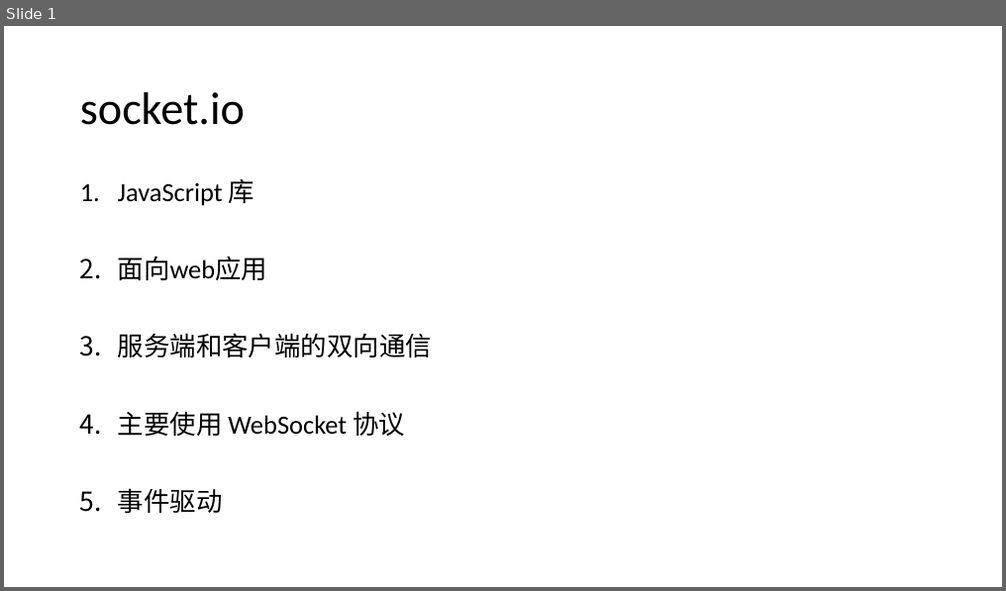
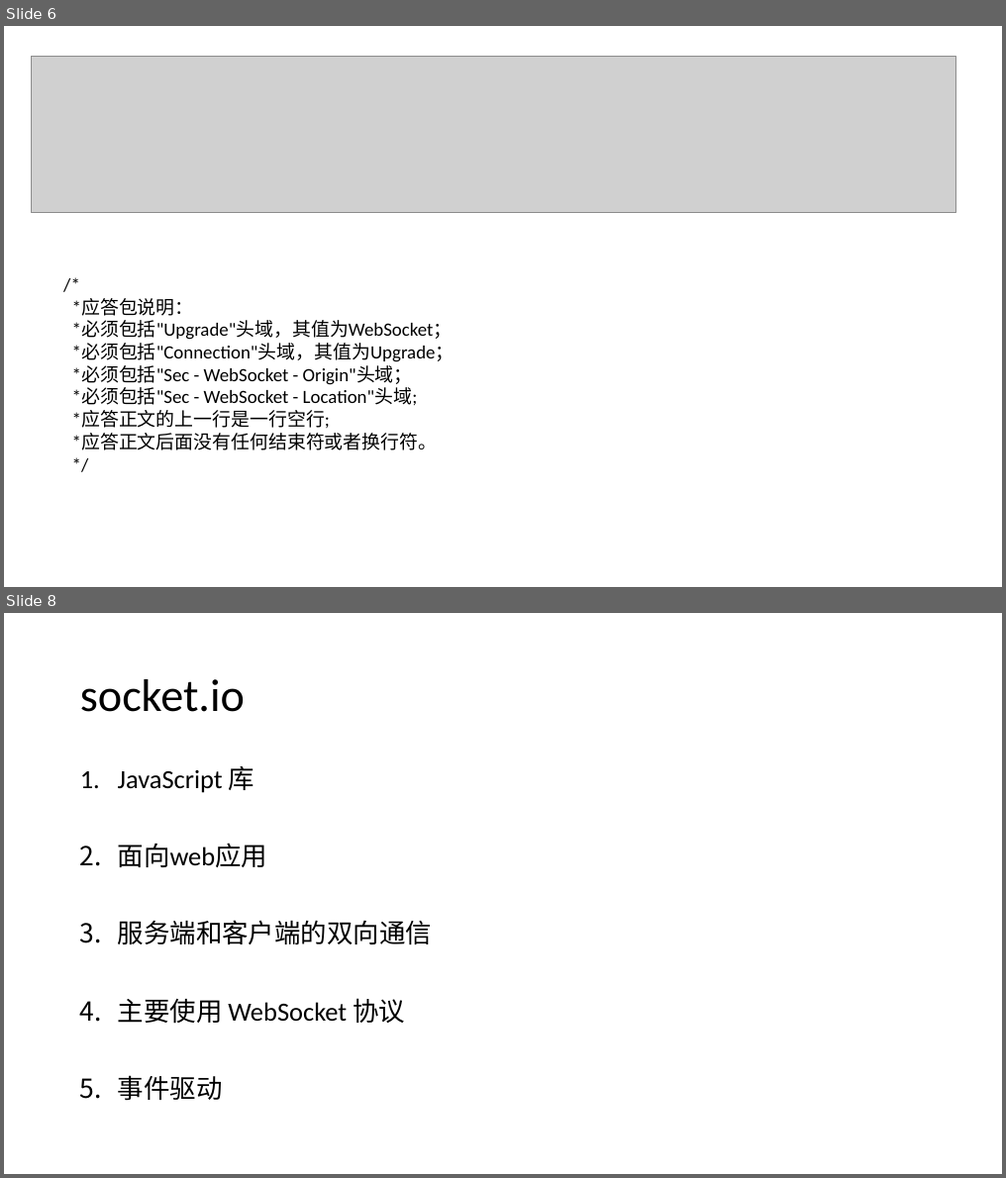
Before and after one commit to admiral20/socket.io, a slide deck: webSocket && socket.io.pptx. Shown one above the other, each under a label of ours: slide 1 before the commit, slides 6 and 8 after it; the slides between them are not shown. The pictures are 1006x591 and 1006x1178 pixels, drawn with LibreOffice and Linux fonts; fonts in the diff are those of the drawing; grey boxes stand for pictures. Boxes give left, top, right and bottom in pixels: in the first picture for what was removed or moved away, otherwise in the second. Text is boxed around its words. In the diff, an @@ line names an element or a change of style, - is before the commit and + after.

```diff
--- a/webSocket && socket.io.pptx
+++ b/webSocket && socket.io.pptx
@@ slide 6 added at [4,26,1002,587], background #FFFFFF @@
@@ picture added at [31,56,956,212] @@
@@ text added at [72,298,454,451], 18 pt, text #000000 @@
+/*
+*应答包说明：
+*必须包括"Upgrade"头域，其值为WebSocket；
+*必须包括"Connection"头域，其值为Upgrade；
+*必须包括"Sec - WebSocket - Origin"头域；
+*必须包括"Sec - WebSocket - Location"头域;
+*应答正文的上一行是一行空行;
+*应答正文后面没有任何结束符或者换行符。
+*/
@@ what was slide 1 is now slide 8 @@
```
Also in this commit, not shown: 6 other slides added.
